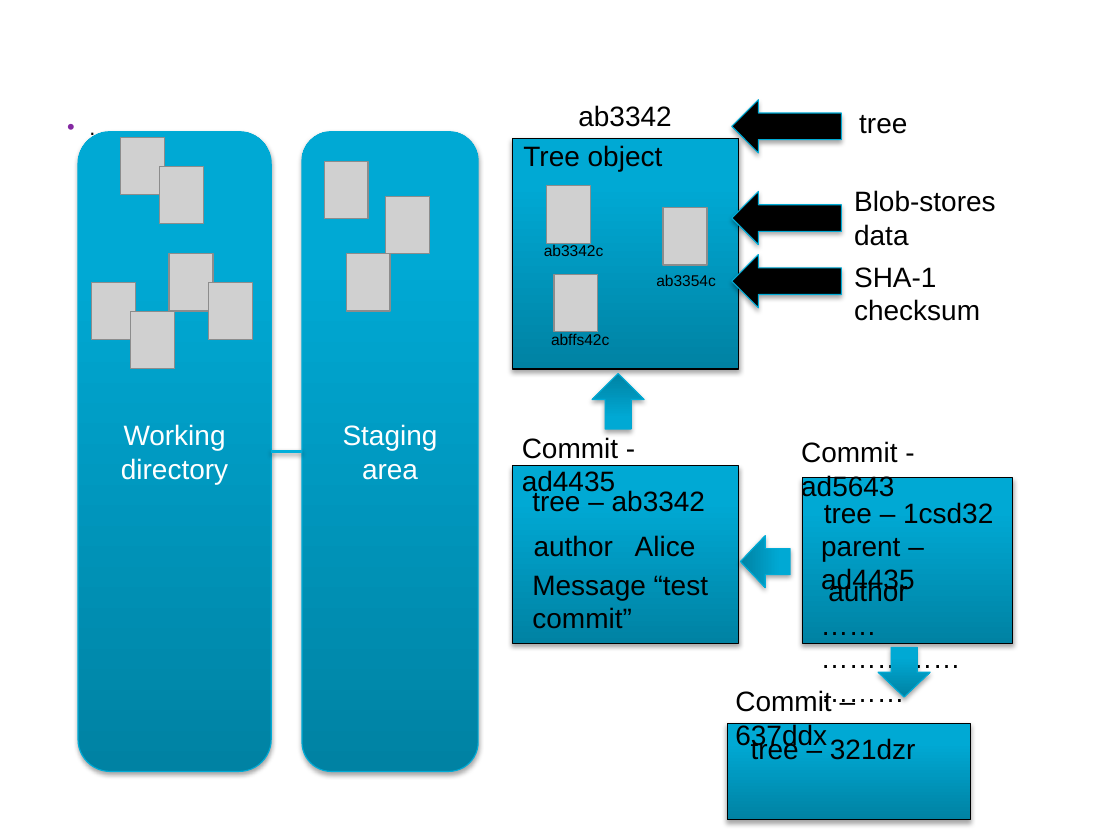
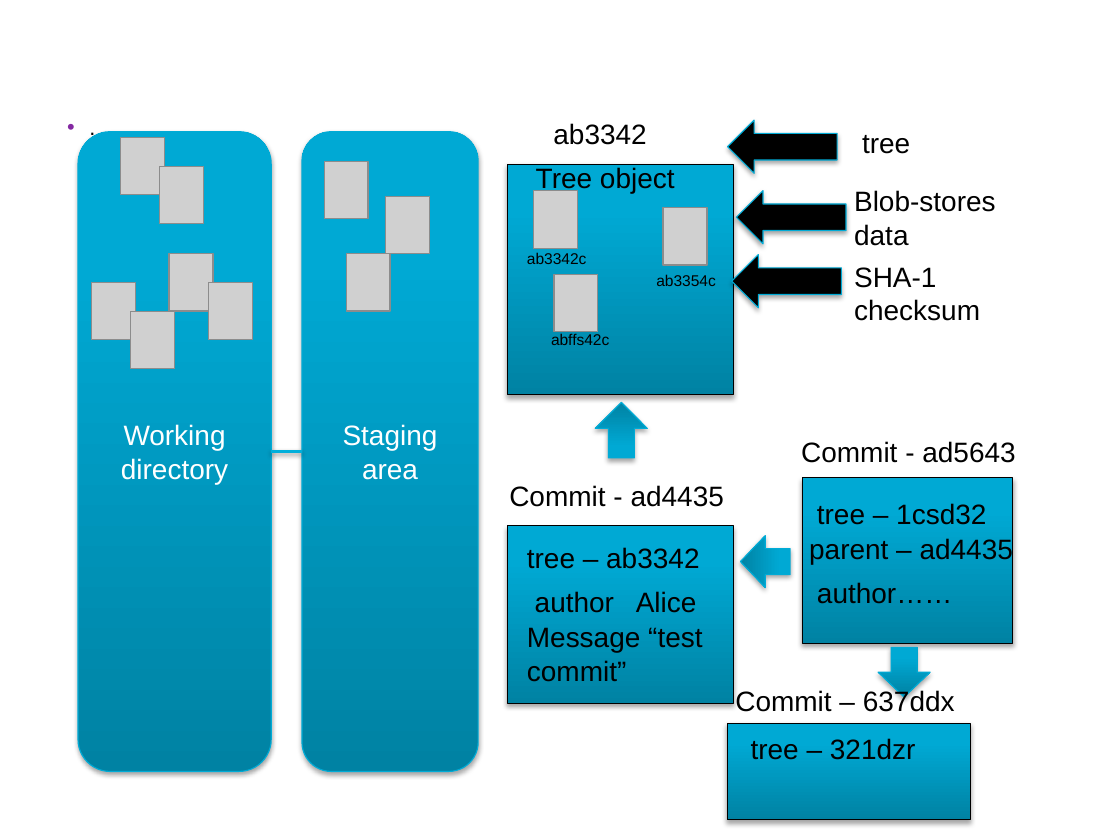
Before and after one commit to UncleCJ/hicollegegit, a slide deck: slide 5 of Intro_to_SCM_and_Git-presentation.pptx. Drawn at 1120x840 pixels with LibreOffice and Linux fonts; fonts in the diff are those of the drawing; grey boxes stand for pictures; background and template pictures are left out. Boxes give left, top, right and bottom in pixels: in the first picture for what was removed or moved away, otherwise in the second. Text is boxed around its words. In the diff, an @@ line names an element or a change of style, - is before the commit and + after.

```diff
--- a/Intro_to_SCM_and_Git-presentation.pptx
+++ b/Intro_to_SCM_and_Git-presentation.pptx
@@ text "ab3342": place and size @@
-text "ab3342" at (578, 105, 671, 127)
+text "ab3342" at (553, 123, 646, 145)
@@ left arrow: place and size @@
-left arrow at (731, 100, 841, 153)
+left arrow at (728, 120, 838, 174)
@@ text "tree": place and size @@
-text "tree" at (859, 115, 907, 134)
+text "tree" at (862, 135, 910, 154)
@@ rectangle: place and size @@
-rectangle at (513, 138, 739, 368)
+rectangle at (507, 165, 734, 395)
@@ text "Tree object": place and size @@
-text "Tree object" at (523, 145, 663, 171)
+text "Tree object" at (536, 167, 675, 194)
@@ picture: place and size @@
-picture at (547, 186, 590, 243)
+picture at (533, 190, 577, 248)
@@ left arrow: place and size @@
-left arrow at (731, 192, 841, 245)
+left arrow at (736, 190, 846, 244)
@@ text "ab3342c": place and size @@
-text "ab3342c" at (544, 243, 604, 256)
+text "ab3342c" at (527, 252, 587, 264)
@@ down arrow: place and size @@
-down arrow at (592, 373, 644, 429)
+down arrow at (595, 402, 646, 458)
@@ text "Commit - ad5643" rewrapped from (801, 441, 897, 501) to (801, 441, 1015, 463) @@
@@ text "Commit - ad4435" rewrapped from (522, 437, 618, 496) to (509, 485, 724, 507) @@
@@ text "tree – 1csd32": place and size @@
-text "tree – 1csd32" at (824, 502, 993, 524)
+text "tree – 1csd32" at (817, 503, 986, 525)
@@ rectangle: place and size @@
-rectangle at (513, 466, 739, 644)
+rectangle at (507, 525, 734, 703)
@@ text "tree – ab3342": place and size @@
-text "tree – ab3342" at (532, 489, 705, 512)
+text "tree – ab3342" at (527, 547, 699, 569)
@@ text "parent – ad4435" rewrapped from (821, 538, 914, 595) to (809, 537, 1013, 564) @@
@@ text "author Alice": place and size @@
-text "author Alice" at (534, 535, 696, 557)
+text "author Alice" at (535, 591, 697, 613)
@@ text at (817, 582, 952, 604): text changed @@
-author ……
-……………………
+author……
@@ text "Message “test commit”": place and size @@
-text "Message “test commit”" at (532, 575, 708, 629)
+text "Message “test commit”" at (527, 627, 702, 682)
@@ text "Commit – 637ddx" rewrapped from (735, 690, 831, 750) to (735, 689, 955, 712) @@
```
Also in this commit, not shown: 3 other slides changed.
